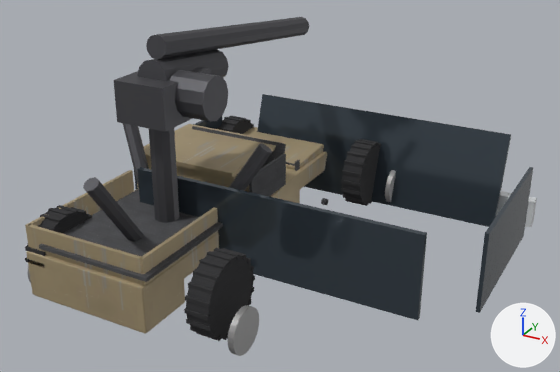
An edit to the glTF model assets/models/veh/technical.glb, drawn before and after from the same camera.
Before and after are seen from a 50 mm lens placed at (3.59, -5.35, 3.68), pointed at (0.58, 0.13, 0.94). Every picture has the same lights, and +X, +Y and +Z are marked at lower right. The older version comes first. Where no turn or scale is listed for an object, it has been applied to the vertices. Vertices at exactly the same position are counted once.

The scene before the commit, as lines of its bpy script (objects in view):
```python
me_cube = bpy.data.meshes.new('Cube')
me_cube.from_pydata(...)  # 1988 vertices, 3448 faces; spans x 0.0..3.45, y -3.45..0.0, z 0.0..2.13
# faces by material slot: [832, 296, 24, 48, 264, 1584, 400]
me_cube.materials.append(mat_paint)  # picture img_t_paintsand
me_cube.materials.append(mat_black)  # picture img_t_gunsteel
me_cube.materials.append(mat_lamp)  # white #e1e5e7
me_cube.materials.append(mat_glass)  # greyish blue #455059
me_cube.materials.append(mat_gun)  # dark grey #555559
me_cube.materials.append(mat_tyre)  # picture img_t_rubber
me_cube.materials.append(mat_rim)  # grey #959595
ob_technical = bpy.data.objects.new('technical', me_cube)
ob_technical.location = (-1.02, 2.077, 0.174)
```
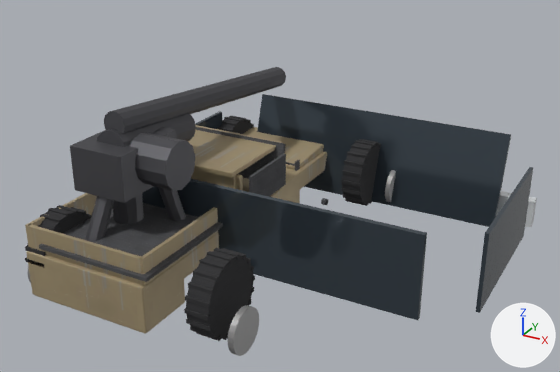
Commit message: The technical's gun was standing on a mast above the bed

What differs and where, as boxes [x1, y1, x2, y2] in the pictures (560 x 372 px; the box of a moved part takes in the faces that stretch with it):
```json
{"object": "technical", "change": "reshaped", "before": [25, 17, 537, 356], "after": [25, 67, 537, 356], "on screen": "15% shorter"}
{"part": 1, "of": "me_cube", "change": "moved or reshaped", "before": [149, 128, 179, 223], "after": [113, 193, 144, 224]}
{"part": 2, "of": "me_cube", "change": "moved or reshaped", "before": [146, 17, 309, 59], "after": [104, 67, 286, 134]}
{"part": 3, "of": "me_cube", "change": "moved or reshaped", "before": [138, 49, 229, 81], "after": [97, 113, 196, 147]}
{"part": 4, "of": "me_cube", "change": "moved or reshaped", "before": [113, 67, 211, 132], "after": [70, 127, 177, 203]}
{"part": 5, "of": "me_cube", "change": "moved or reshaped", "before": [169, 70, 228, 122], "after": [130, 133, 195, 191]}
{"part": 6, "of": "me_cube", "change": "moved or reshaped", "before": [83, 123, 272, 241], "after": [86, 187, 186, 241]}
```

Scene script edits in JSON lines:
```json
{"block": "me_cube", "where": "# used by ob_technical; location = (-1.02, 2.077, 0.174)"}
{"op": "remove", "block": "me_cube", "code": "me_cube.from_pydata(...)  # 1988 vertices, 3448 faces; spans x 0.0..3.45, y -3.45..0.0, z 0.0..2.13"}
{"op": "add", "block": "me_cube", "code": "me_cube.from_pydata(...)  # 1988 vertices, 3448 faces; spans x 0.0..3.45, y -3.45..0.0, z 0.0..1.52"}
{"block": "me_cube", "change": "me_cube part 1: the loose piece of 20 vertices spanning x 0.69..0.9, y -2.64..-2.42, z 0.08..1.74 is scaled about its middle by (1.2, 1.2, 0.48), then moved by (-0.29, -0.16, -0.35)"}
{"block": "me_cube", "change": "me_cube part 2: the loose piece of 24 vertices spanning x 0.69..0.89, y -2.54..0.0, z 1.63..2.13 is turned 1.1 degrees about the x axis through its middle and scaled by 1.1, then moved by (-0.29, -0.12, -0.61)"}
{"block": "me_cube", "change": "me_cube part 3: the loose piece of 24 vertices spanning x 0.65..0.93, y -2.63..-1.68, z 1.55..1.95 is turned 1.1 degrees about the x axis through its middle and scaled by 1.09, then moved by (-0.29, -0.19, -0.58)"}
{"block": "me_cube", "change": "me_cube part 4: the loose piece of 8 vertices spanning x 0.55..1.03, y -2.79..-2.13, z 1.44..1.79 is scaled about its middle by (1.09, 1.12, 1.12), then moved by (-0.29, -0.2, -0.56)"}
{"block": "me_cube", "change": "me_cube part 5: the loose piece of 24 vertices spanning x 0.95..1.3, y -2.65..-2.27, z 1.47..1.85 is scaled about its middle by 1.13, then moved by (-0.25, -0.2, -0.55)"}
{"block": "me_cube", "change": "me_cube part 6: 48 of 1988 vertices moved; they spanned x 0.0..1.6, y -3.45..-2.0, z 0.0..1.21 and now span x 0.0..1.0, y -3.45..-2.27, z 0.0..1.06; mean shift (-0.29, -0.16, -0.07); largest move (1.56, -2.17, 1.19) -> (0.77, -2.67, 1.02)"}
```
